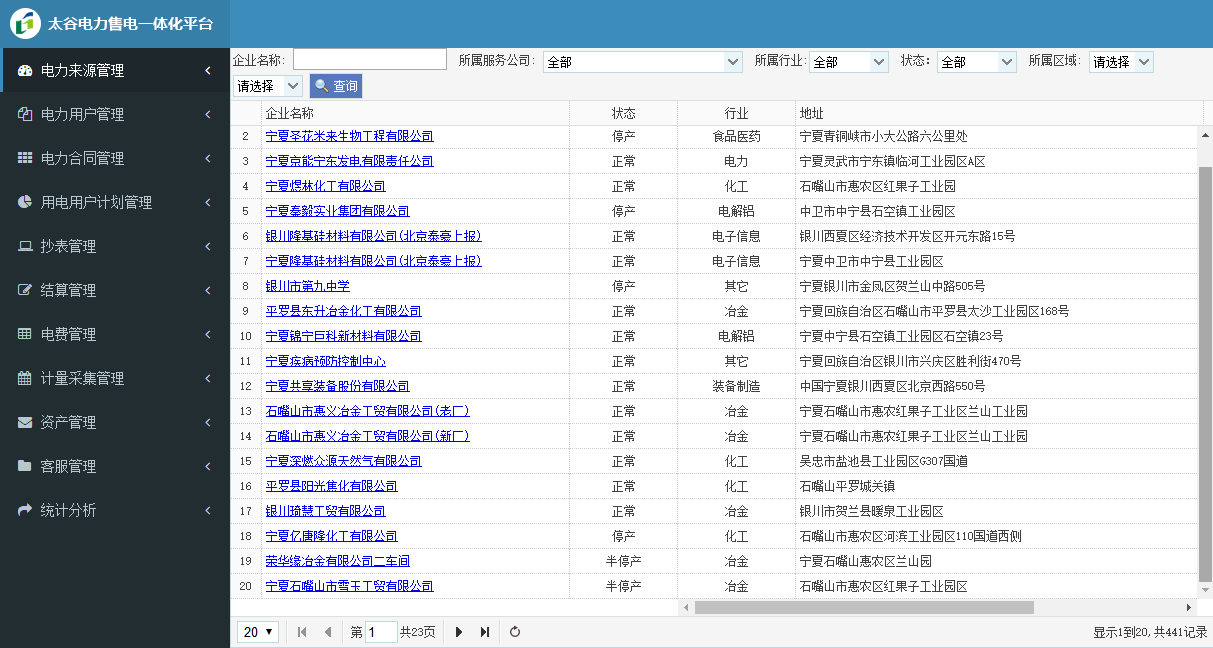
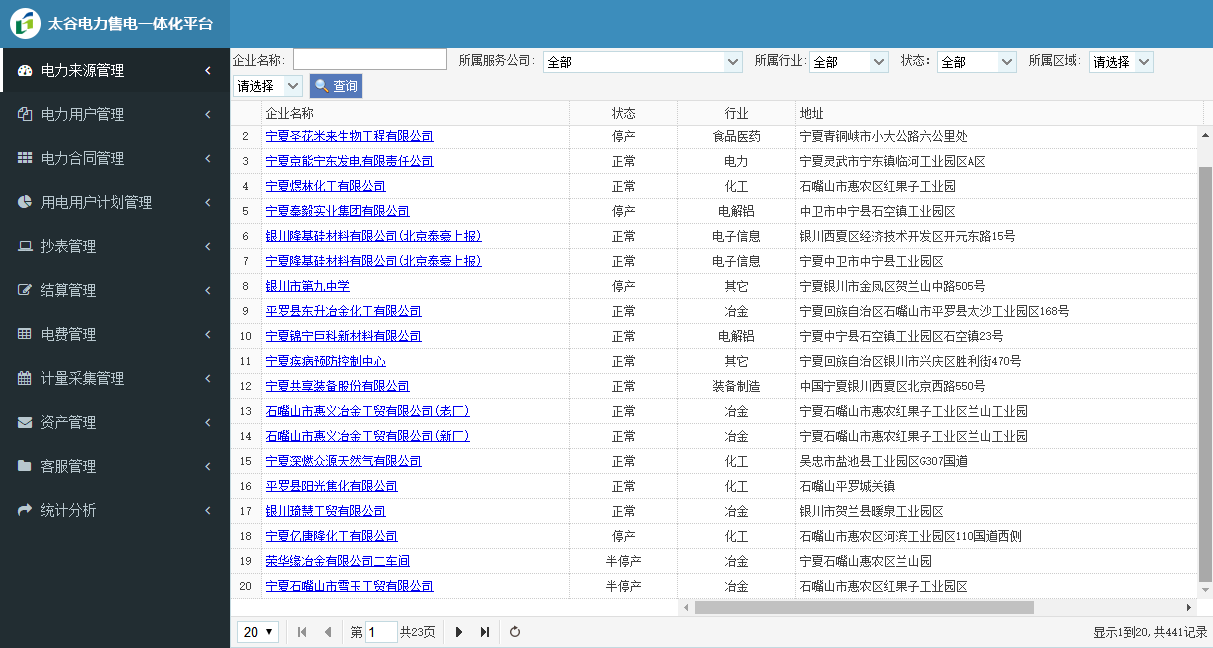
Before/after of a 1213 x 648 layered artwork. What changed in the layer stack:
added layer "矩形 8" above "ALL" over [0, 48, 3, 92]
